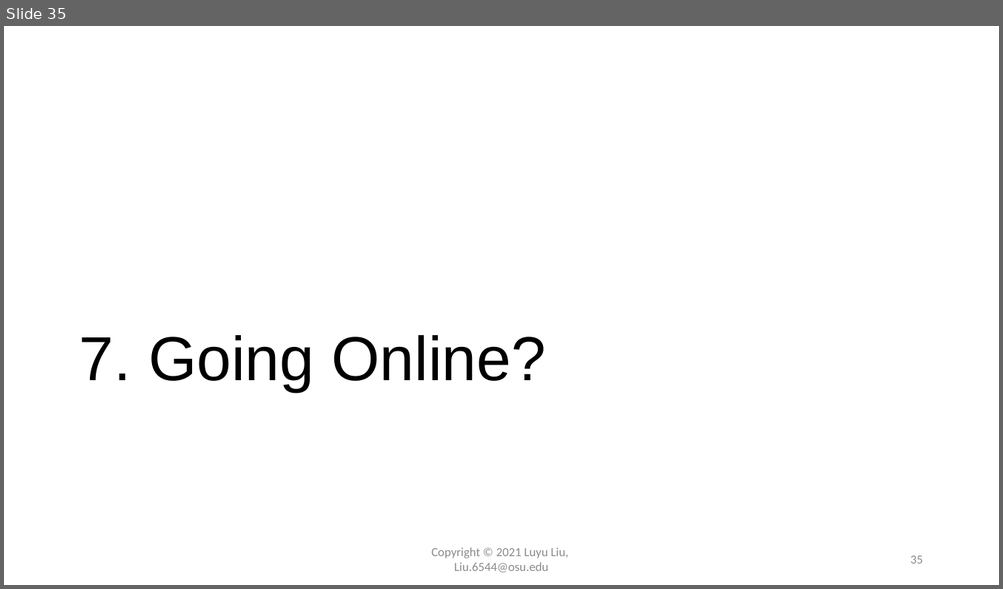
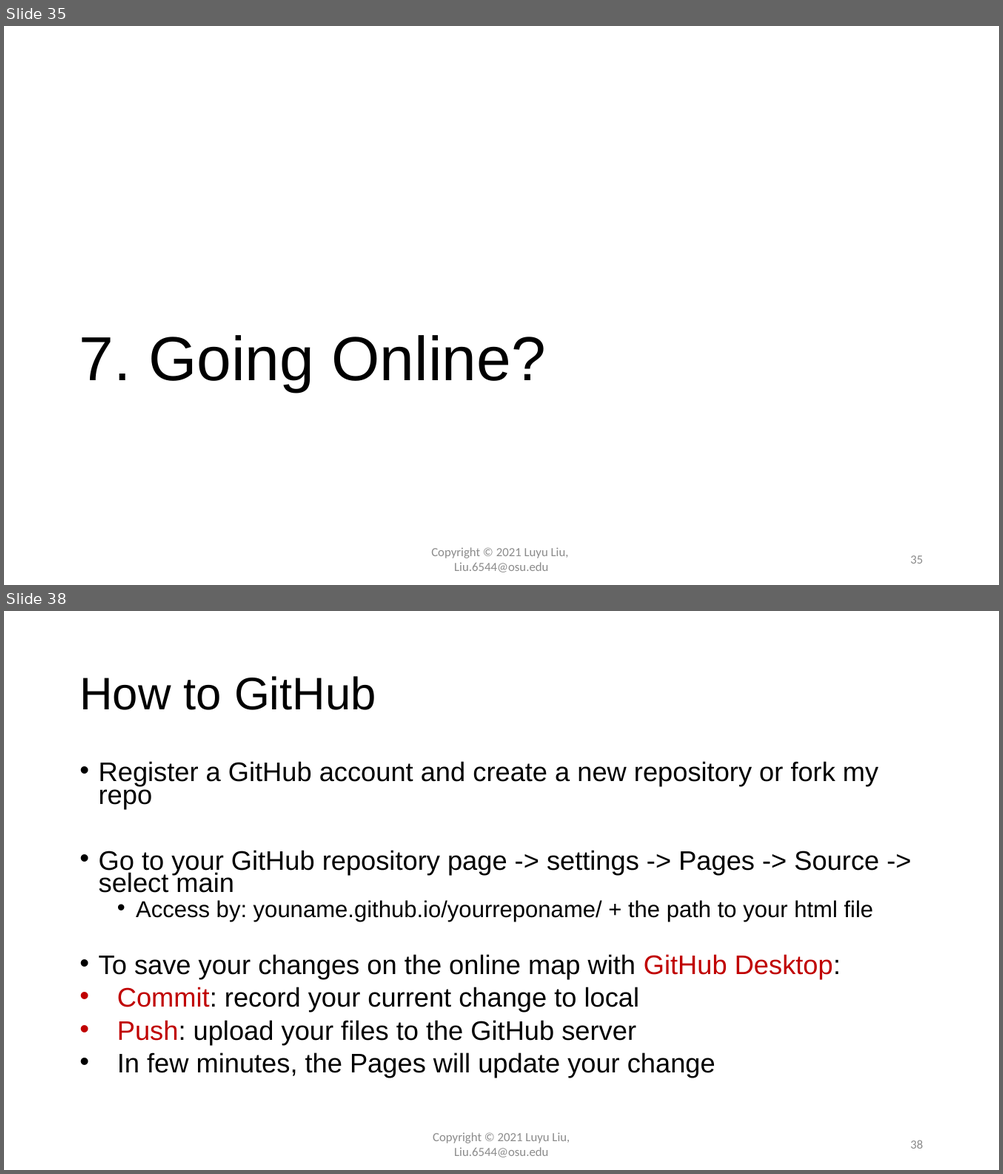
Before and after one commit to luyuliu/vizathon-geovisualization, a slide deck: doc/presentation_vizathon.pptx. Shown one above the other, each under a label of ours: slide 35 before the commit, slides 35 and 38 after it; the slides between them are not shown. The pictures are 1003x589 and 1003x1174 pixels, drawn with LibreOffice and Linux fonts; fonts in the diff are those of the drawing; background and template pictures are left out. Boxes give left, top, right and bottom in pixels: in the first picture for what was removed or moved away, otherwise in the second. Text is boxed around its words. In the diff, an @@ line names an element or a change of style, - is before the commit and + after.

```diff
--- a/doc/presentation_vizathon.pptx
+++ b/doc/presentation_vizathon.pptx
@@ slide 38 added at box(4, 611, 999, 1170), background #FFFFFF @@
@@ title added at box(79, 676, 376, 710), 44 pt, text #000000 @@
+How to GitHub
@@ text added at box(99, 761, 879, 1078), 25.9 pt, text #000000 @@
+• Register a GitHub account and create a new repository or fork my repo
+• Go to your GitHub repository page -> settings -> Pages -> Source -> select main
+  • Access by: youname.github.io/yourreponame/ + the path to your html file
+• To save your changes on the online map with GitHub Desktop:
+• Commit: record your current change to local
+• Push: upload your files to the GitHub server
+• In few minutes, the Pages will update your change
@@ text added at box(432, 1133, 569, 1158), 12 pt, text #8C8C8C @@
+Copyright © 2021 Luyu Liu,
+Liu.6544@osu.edu
@@ page number added at box(910, 1140, 922, 1149), 12 pt, text #8C8C8C @@
+38
```
Also in this commit, not shown: 5 slides changed, 1 other file.
